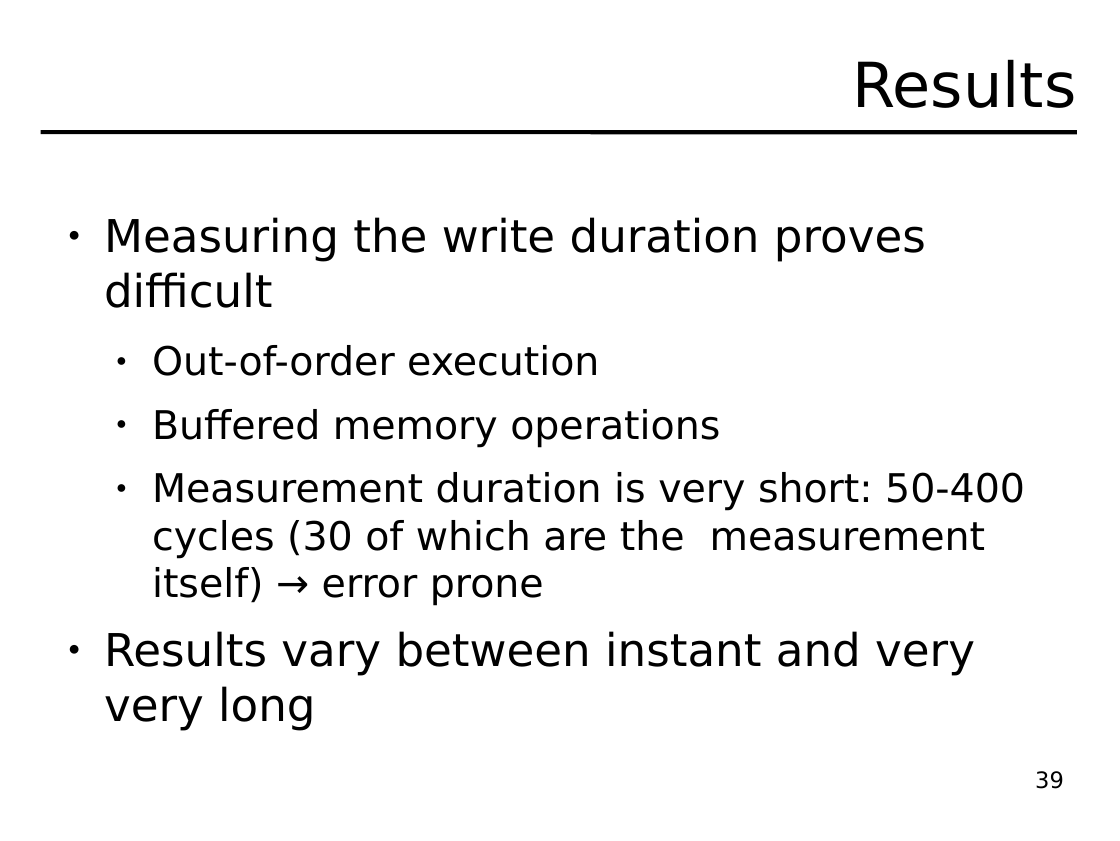
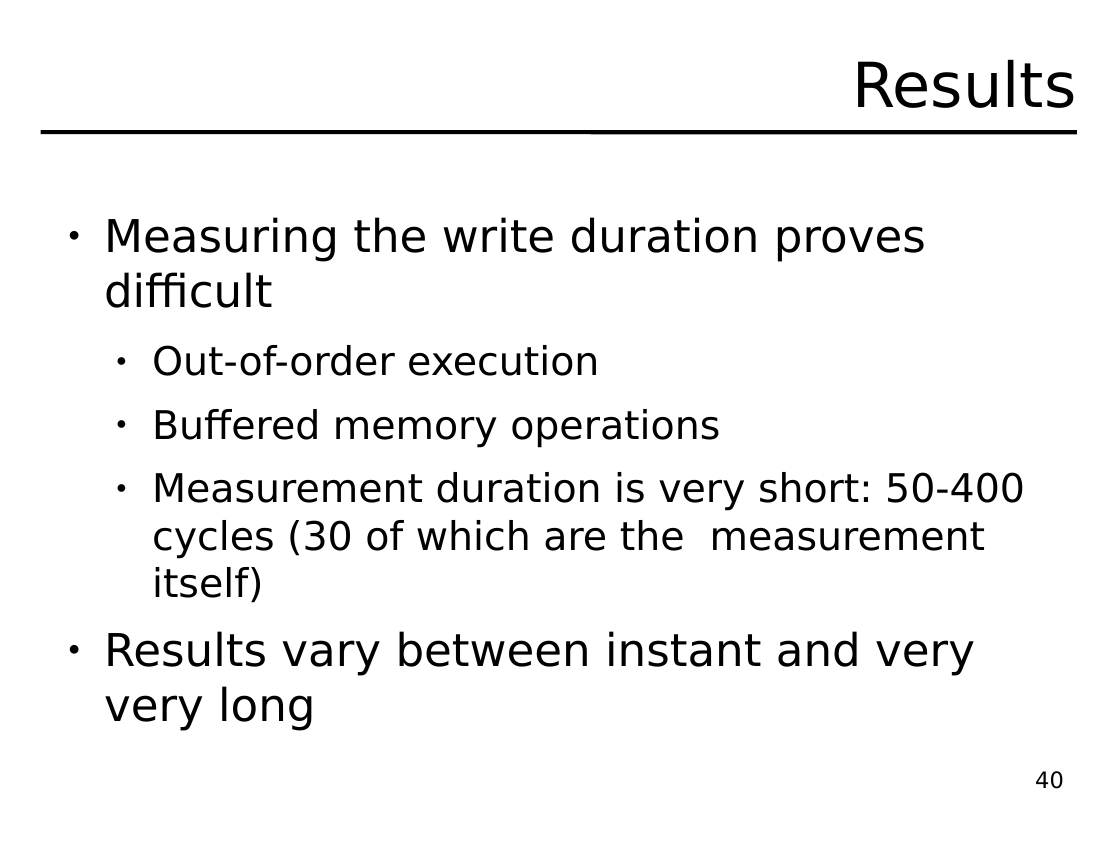
Before and after one commit to hydroo/minor-thesis-barriers, a slide deck: slide 40 of presentation/slides.odp (slide 39 before the commit). Drawn at 1120x841 pixels with LibreOffice and Linux fonts; fonts in the diff are those of the drawing. Boxes give left, top, right and bottom in pixels: in the first picture for what was removed or moved away, otherwise in the second. Text is boxed around its words. In the diff, an @@ line names an element or a change of style, - is before the commit and + after.

```diff
--- a/presentation/slides.odp
+++ b/presentation/slides.odp
@@ text at [152, 472, 1025, 603]: text changed @@
-  ● Measurement duration is very short: 50-400 cycles (30 of which are the measurement itself) → error prone
+  ● Measurement duration is very short: 50-400 cycles (30 of which are the measurement itself)
@@ page number at [1035, 771, 1064, 789]: text changed @@
-39
+40
```
Also in this commit, not shown: 2 other slides changed, 1 slide added, 1 other file.
